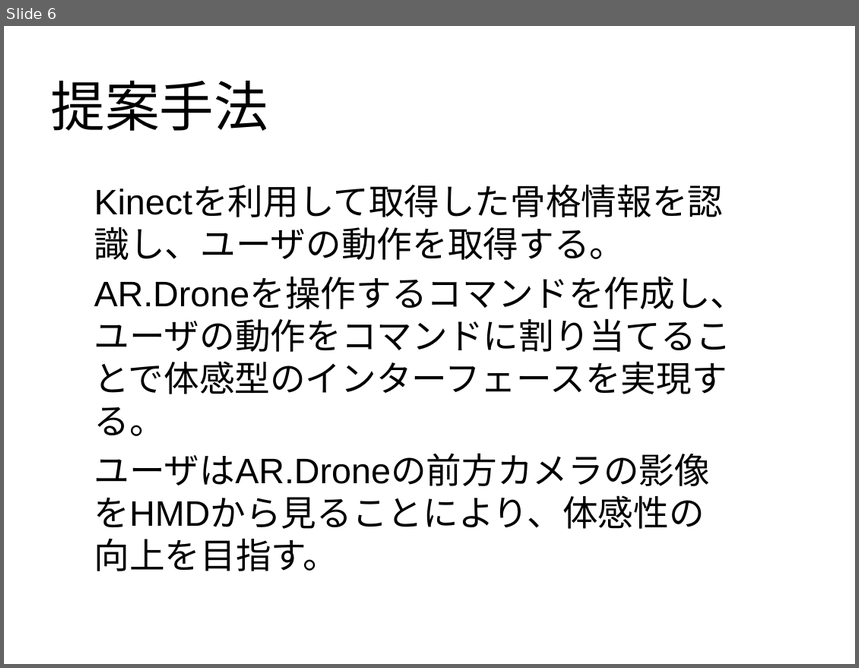
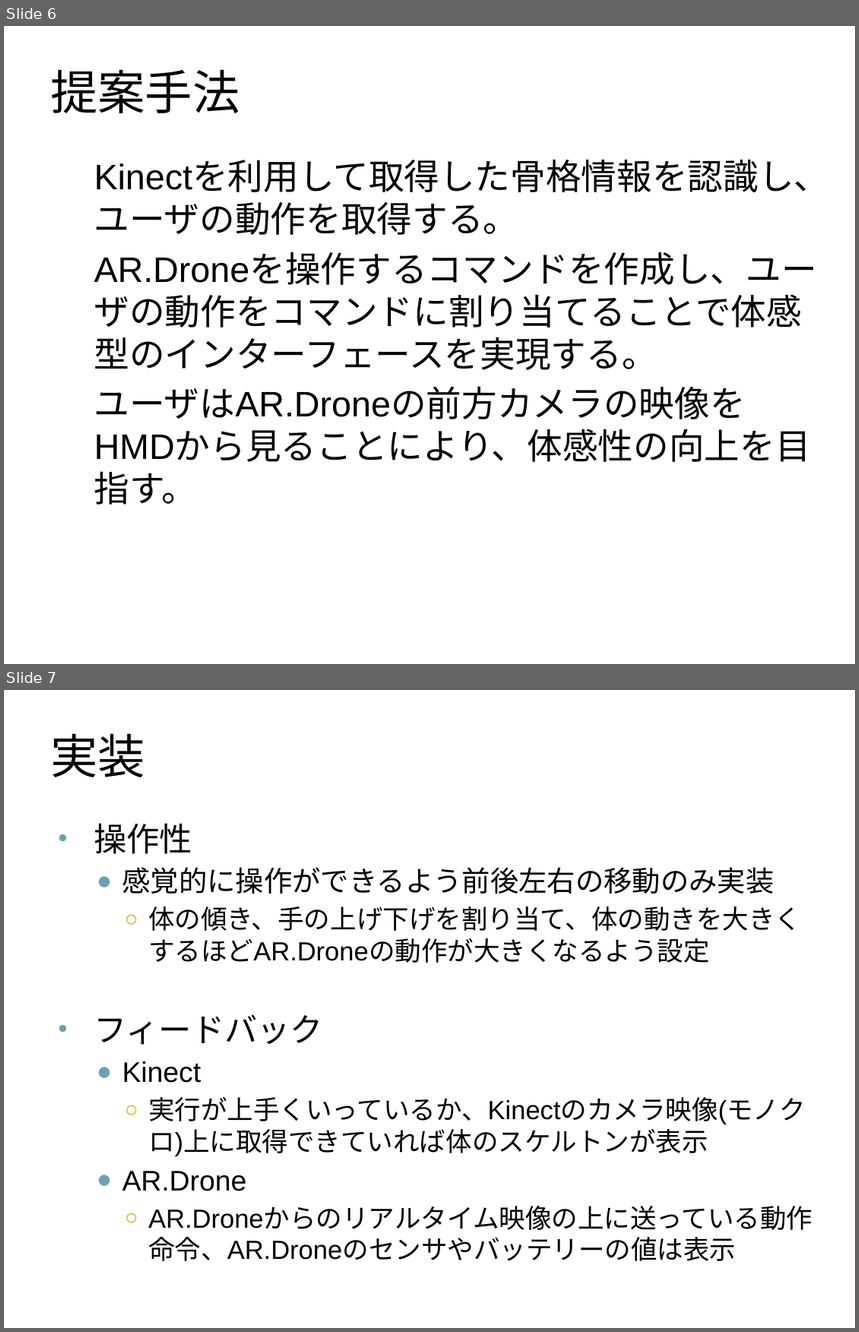
Before and after one commit to Kender09/dcl.apple, a slide deck: KinecDrone2.pptx. Shown one above the other, each under a label of ours: slide 6 before the commit, slides 6 and 7 after it. The pictures are 859x668 and 859x1332 pixels, drawn with LibreOffice and Linux fonts; fonts in the diff are those of the drawing. Boxes give left, top, right and bottom in pixels: in the first picture for what was removed or moved away, otherwise in the second. Text is boxed around its words. In the diff, an @@ line names an element or a change of style, - is before the commit and + after.

```diff
--- a/KinecDrone2.pptx
+++ b/KinecDrone2.pptx
@@ slide 7 added at [4,690,855,1328], background #FFFFFF @@
@@ title added at [51,733,145,777], 40 pt, text #000000 @@
+実装
@@ text added at [94,823,813,1262], 22.2 pt, text #000000 @@
+• 操作性
+  ● 感覚的に操作ができるよう前後左右の移動のみ実装
+    ○ 体の傾き、手の上げ下げを割り当て、体の動きを大きくするほどAR.Droneの動作が大きくなるよう設定
+• フィードバック
+  ● Kinect
+    ○ 実行が上手くいっているか、Kinectのカメラ映像(モノクロ)上に取得できていれば体のスケルトンが表示
+  ● AR.Drone
+    ○ AR.Droneからのリアルタイム映像の上に送っている動作命令、AR.Droneのセンサやバッテリーの値は表示
@@ slide 6 changed as well @@
@@ title "提案手法" at [51,69,240,113]: size 46 to 40 pt @@
@@ text "Kinectを利用して取得した骨格情報を認識し、ユーザの動作を取得する。": place and size @@
-text "Kinectを利用して取得した骨格情報を認識し、ユーザの動作を取得する。" at [94,227,747,572]
+text "Kinectを利用して取得した骨格情報を認識し、ユーザの動作を取得する。" at [94,162,830,505]
@@ text at [94,386,811,505]: text changed @@
-ユーザはAR.Droneの前方カメラの影像をHMDから見ることにより、体感性の向上を目指す。
+ユーザはAR.Droneの前方カメラの映像をHMDから見ることにより、体感性の向上を目指す。
```
Also in this commit, not shown: 6 other slides changed, 1 slide removed, 4 other files.
